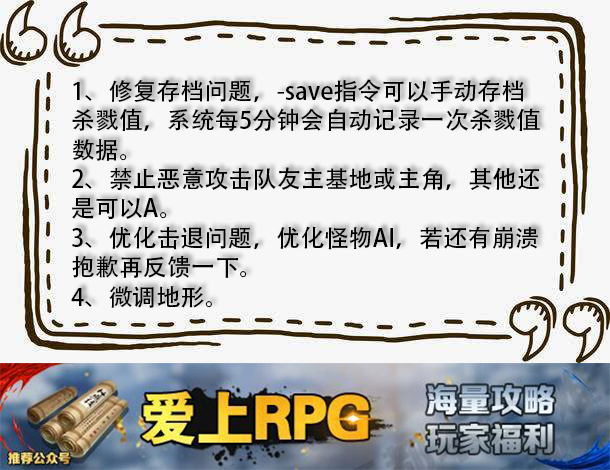
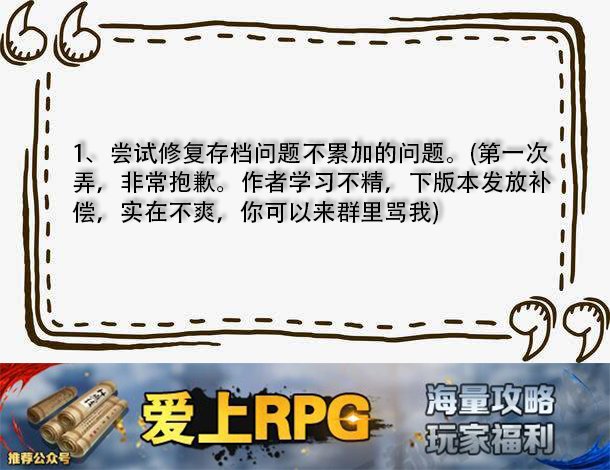
Revision of a layered 610 x 470 image; what changed, layer by layer:
renamed "1、修复存档问题，-save指令可以手动存档 杀戮值，系统每5分钟会自动记录一次杀戮值 数据。 2、禁止恶意攻击队友主基地或主" to "1、尝试修复存档问题不累加的问题。(第一次 弄，非常抱歉。作者学习不精，下版本发放补 偿，实在不爽，你可以来群里骂我)", painted on it over (71, 79, 551, 308)
